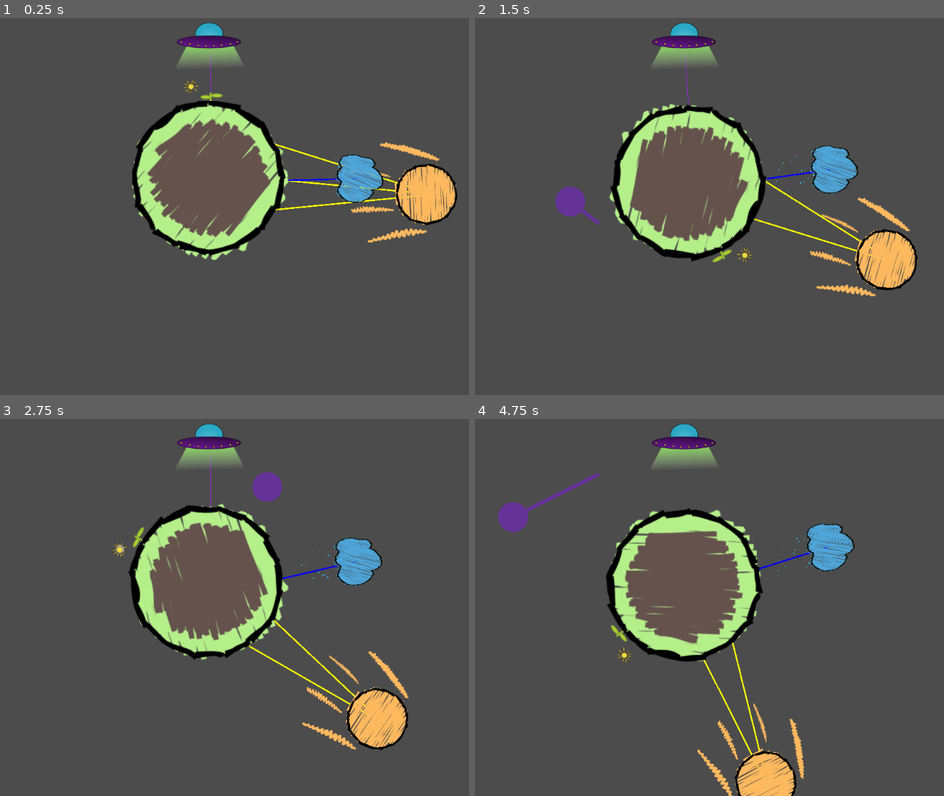
Above: before the commit, frames 1-4 (two rows, left to right).
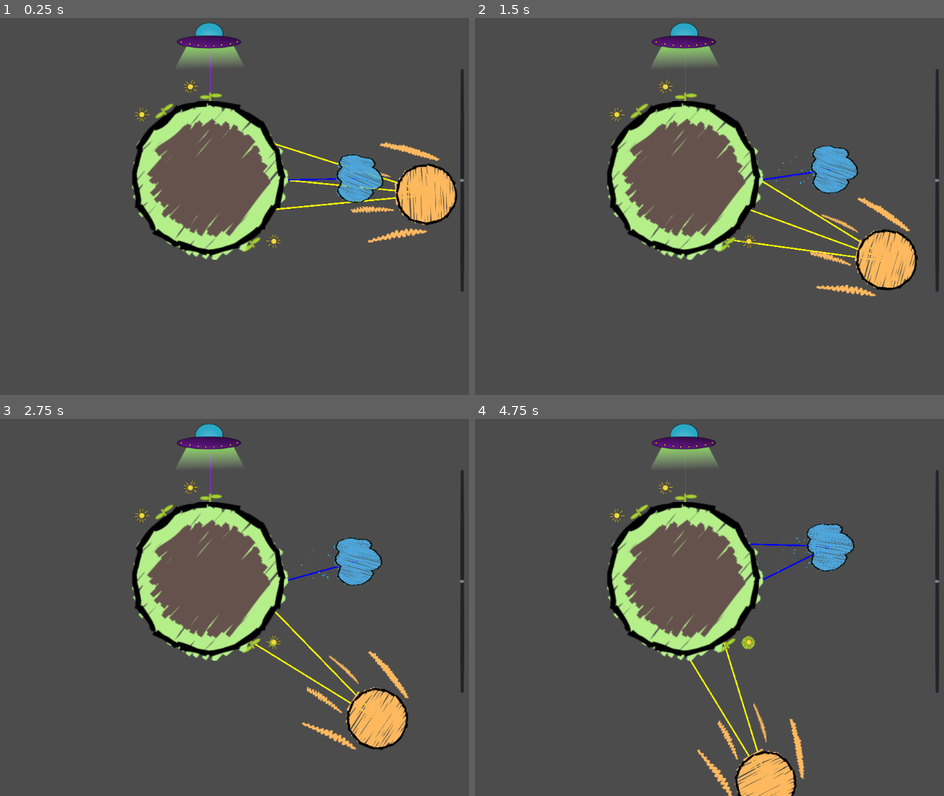
Above: after the commit, the same moments.

Repository: vnznznz/ld52
Game: Godot game, scene res://main.tscn
Two runs of this game, one before a commit and one after it. Both use one fixed random seed, a clock stepped at 60 frames per second and the inputs below.
Inputs (mouse positions are in pixels of both pictures, inside the frame that each line leads up to):
- Up to frame 1 (0.25 s): no input
- Up to frame 2 (1.5 s): move the mouse to (812, 157) at 0.52 s; click (812, 157) at 0.67 s; drag from (568, 202) to (657, 266) at 1.27 s
- Up to frame 3 (2.75 s): move the mouse to (267, 486) at 2.02 s; click (267, 486) at 2.17 s
- Up to frame 4 (4.75 s): drag from (657, 667) to (512, 517) at 2.77 s; move the mouse to (854, 645) at 3.52 s; click (854, 645) at 3.67 s; drag from (512, 517) to (596, 475) at 4.27 s

The runs differ from the first frame. In frame 1, 1.2% of the frame differs, in the area x 28-100%, y 13-73%; in frame 2, 6.1%; in frame 3, 5.1%; in frame 4, 6.2%, in the area x 4-100%, y 9-96%.

Commit message:
planet rotation slider

Diff:
--- a/godot/planet.tscn
+++ b/godot/planet.tscn
@@ -27,6 +27,7 @@
 
 [node name="planting_spot6" parent="planting_spots" instance=ExtResource( 3 )]
 position = Vector2( 102, 157 )
+has_active_plant = true
 
 [node name="planting_spot7" parent="planting_spots" instance=ExtResource( 3 )]
 position = Vector2( 1, 190 )
@@ -45,6 +46,7 @@
 
 [node name="planting_spot12" parent="planting_spots" instance=ExtResource( 3 )]
 position = Vector2( -114, -171 )
+has_active_plant = true
 
 [node name="sprite" type="Sprite" parent="."]
 scale = Vector2( 2, 2 )
--- /dev/null
+++ b/godot/rotate_slider.tscn
@@ -0,0 +1,9 @@
+[gd_scene format=2]
+
+[node name="rotate_slider" type="VSlider"]
+margin_left = -12.0
+margin_top = -152.0
+margin_right = 4.0
+margin_bottom = 138.0
+max_value = 360.0
+value = 180.0
--- a/godot/scripts/planet.gd
+++ b/godot/scripts/planet.gd
@@ -13,11 +13,14 @@
 	return 1 - sqrt(1 - pow(x, 2));
 
 func _process(delta):
-	if dragging:
-		update()
-		var drag = (drag_end - drag_start)
-		rotate_mag = easeInCirc(clamp(drag.length(), 0, 150) / 500) * sign((drag_end - drag_start).normalized().x + (drag_start - drag_end).normalized().y) # yes
-		self.look_at(get_global_mouse_position())
+	pass
+
+	#if dragging:
+	#	update()
+	#	var drag = (drag_end - drag_start)
+	#	rotate_mag = easeInCirc(clamp(drag.length(), 0, 150) / 500) * sign((drag_end - drag_start).normalized().x + (drag_start - drag_end).normalized().y) # yes
+	#	self.look_at(get_global_mouse_position())
+	#	self.rotate(PI/2)
 
 
 func _draw():
--- /dev/null
+++ b/godot/scripts/rotate_slider.gd
@@ -0,0 +1,20 @@
+extends VSlider
+
+
+# Declare member variables here. Examples:
+# var a = 2
+# var b = "text"
+
+var planet:Node2D
+
+# Called when the node enters the scene tree for the first time.
+func _ready():
+	add_to_group(G.NEEDS_PLANET)
+
+func set_planet(planet):
+	self.planet = planet
+
+
+func _process(delta):
+	if is_instance_valid(planet):
+		planet.rotation_degrees = 180 - self.value
--- a/godot/scripts/tomato.gd
+++ b/godot/scripts/tomato.gd
@@ -3,11 +3,11 @@
 
 # Declare member variables here. Examples:
 # var a = 2
-var SUN_EXPOSURE_STRENGTH:float = 200.0
-var SUN_EXPOSURE_DECAY:float = 100.0
+var SUN_EXPOSURE_STRENGTH:float = 100.0
+var SUN_EXPOSURE_DECAY:float = 50.0
 
-var RAIN_EXPOSURE_STRENGTH:float = 100.0
-var RAIN_EXPOSURE_DECAY:float = 75.0
+var RAIN_EXPOSURE_STRENGTH:float = 50.0
+var RAIN_EXPOSURE_DECAY:float = 37.5
 
 var HARVESTER_EXPOSURE_STRENGTH:float = 300.0
 var HARVESTER_EXPOSURE_DECAY:float = 25.0
@@ -27,10 +27,10 @@
 
 
 var GROWTH_LEVELS = [
-	[NEEDS.SUN, 400],
-	[NEEDS.SHADE, 600],
-	[NEEDS.RAIN, 400],
-	[NEEDS.SUN, 400],
+	[NEEDS.SUN, 800],
+	[NEEDS.SHADE, 1200],
+	[NEEDS.RAIN, 800],
+	[NEEDS.SUN, 800],
 	[NEEDS.HARVEST, 100],
 ]
 
--- a/godot/world.tscn
+++ b/godot/world.tscn
@@ -6,6 +6,8 @@
 [ext_resource path="res://rain.tscn" type="PackedScene" id=4]
 [ext_resource path="res://scripts/rain.gd" type="Script" id=5]
 [ext_resource path="res://scripts/harvester.gd" type="Script" id=6]
+[ext_resource path="res://rotate_slider.tscn" type="PackedScene" id=7]
+[ext_resource path="res://scripts/rotate_slider.gd" type="Script" id=8]
 
 [node name="world" type="Node2D"]
 
@@ -26,6 +28,15 @@
 script = ExtResource( 6 )
 
 [node name="rain" parent="." instance=ExtResource( 4 )]
+position = Vector2( 568, -116 )
 script = ExtResource( 5 )
 radius = 400
 speed = -0.05
+
+[node name="rotate_slider" parent="." instance=ExtResource( 7 )]
+margin_left = 650.0
+margin_top = -300.0
+margin_right = 700.0
+margin_bottom = 300.0
+step = 0.1
+script = ExtResource( 8 )
Not shown: 1 places in godot/world.tscn that only renumber resources
